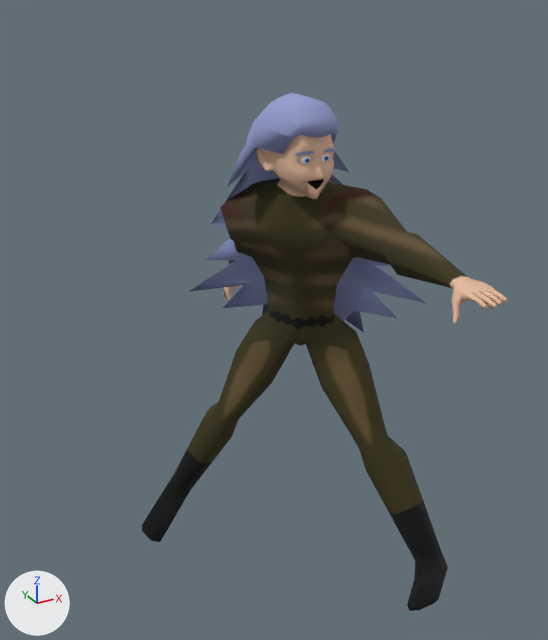
Renders of the glTF model assets/rasp.glb from each side of a commit.
Rendered twice from a 50 mm lens placed at (-18.8, -30.4, 27.1), pointed at (-2.5, -0.7, 12.3). The axes (+X, +Y, +Z) are drawn at lower left. The lights are the same throughout. Vertices at the same position are counted once.

Objects in the first picture: 'body'.
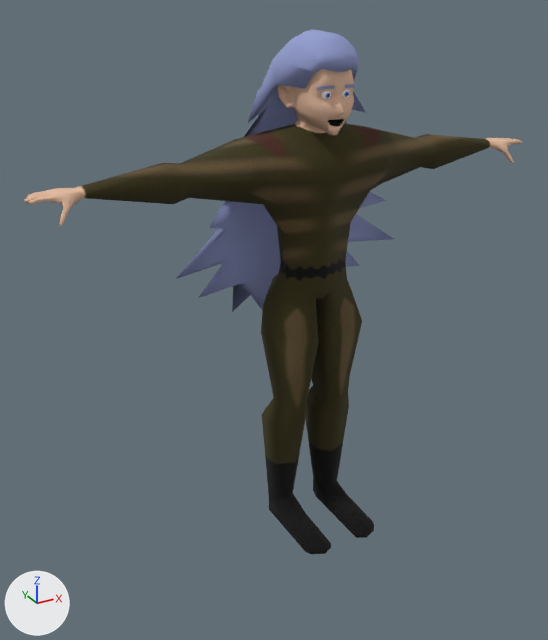
Boxes (x1, y1, x2, y2) around the edits, measured in the pictures (548 x 640 px; the box of a moved part takes in the faces that stretch with it):
'body', reshaped (36% wider)
    before: (142, 93, 508, 611)
    after: (24, 29, 522, 554)
part 1 of me_body, moved or reshaped
    before: (301, 156, 310, 164)
    after: (321, 91, 331, 99)
part 2 of me_body, moved or reshaped
    before: (321, 154, 329, 162)
    after: (341, 90, 349, 98)
part 3 of me_body, moved or reshaped
    before: (142, 93, 508, 611)
    after: (24, 29, 522, 554)

Edits to the bpy script that builds the scene:
```text
Change me_body:
    used by ob_body; location = (0.0, 0.0, 0.0)
    remove me_body.from_pydata(...)  # 2212 vertices, 4407 faces; spans x -9.0..5.5, y -12.9..8.5, z -1.0..22.9
    add me_body.from_pydata(...)  # 2212 vertices, 4407 faces; spans x -13.3..13.3, y -4.1..3.8, z 0.0..25.4
    me_body part 1: the loose piece of 482 vertices spanning x -2.2..-1.8, y -2.8..-2.3, z 20.1..20.6 is moved by (1.5, 0.9, 2.5)
    me_body part 2: the loose piece of 482 vertices spanning x -1.3..-0.8, y -2.7..-2.3, z 20.1..20.6 is moved by (1.5, 0.9, 2.5)
    me_body part 3: 1248 of 2212 vertices moved; they spanned x -9.0..5.5, y -12.9..8.5, z -1.0..22.9 and now span x -13.3..13.3, y -4.1..3.8, z 0.0..25.4; mean shift (0.8, 1.3, 3.2); largest move (-0.4, -12.9, 17.1) -> (13.3, 0.2, 19.4)
```
